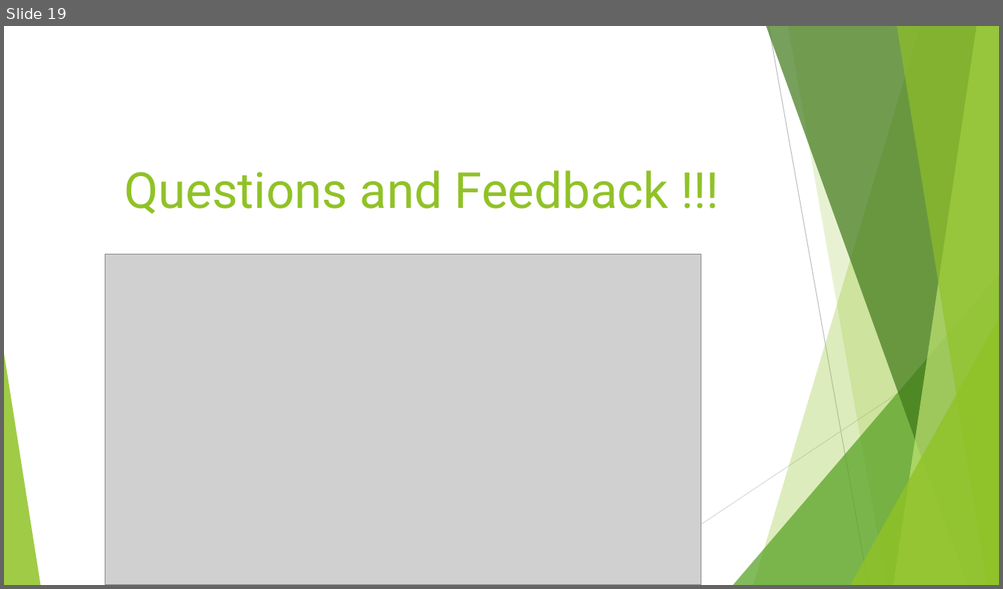
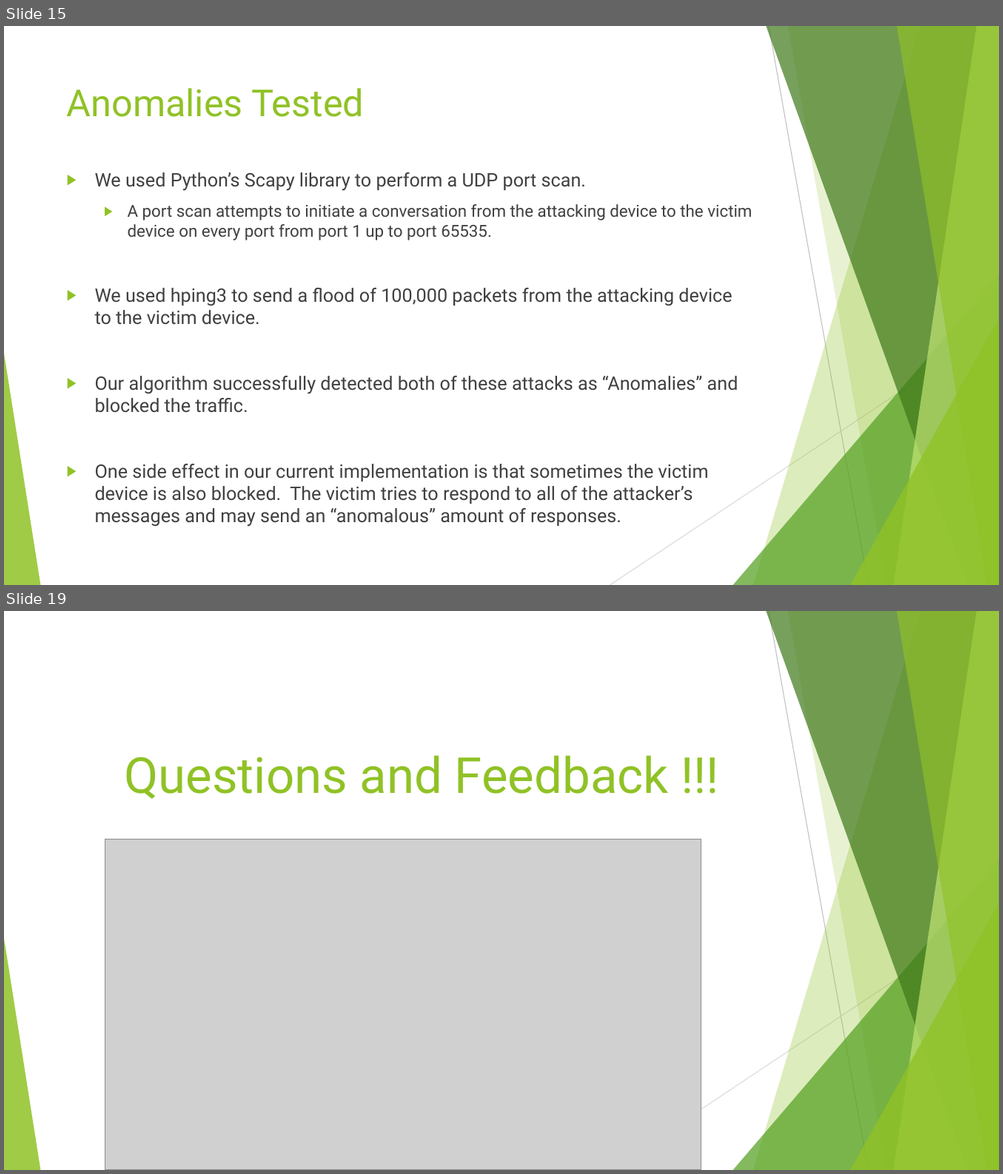
Before and after one commit to blynotes/CS6301_SDN, a slide deck: project_ppt.pptx. Shown one above the other, each under a label of ours: slide 19 before the commit, slides 15 and 19 after it; the slides between them are not shown. The pictures are 1003x589 and 1003x1174 pixels, drawn with LibreOffice and Linux fonts; fonts in the diff are those of the drawing; grey boxes stand for pictures. Boxes give left, top, right and bottom in pixels: in the first picture for what was removed or moved away, otherwise in the second. Text is boxed around its words. In the diff, an @@ line names an element or a change of style, - is before the commit and + after.

```diff
--- a/project_ppt.pptx
+++ b/project_ppt.pptx
@@ slide 15 added at (4,26,999,585), background #FFFFFF; not listed: 10 template elements that a slide beside it also shows @@
@@ title added at (67,88,364,117), 36 pt, text #90C226 @@
+Anomalies Tested
@@ text added at (95,173,751,527), 18 pt, text #404040 @@
+▶ We used Python’s Scapy library to perform a UDP port scan.
+  ▶ A port scan attempts to initiate a conversation from the attacking device to the victim device on every port from port 1 up to port 65535.
+▶ We used hping3 to send a flood of 100,000 packets from the attacking device to the victim device.
+▶ Our algorithm successfully detected both of these attacks as “Anomalies” and blocked the traffic.
+▶ One side effect in our current implementation is that sometimes the victim device is also blocked. The victim tries to respond to all of the attacker’s messages and may send an “anomalous” amount of responses.
```
Also in this commit, not shown: 7 slides changed, 15 other slides added, 11 slides removed.
